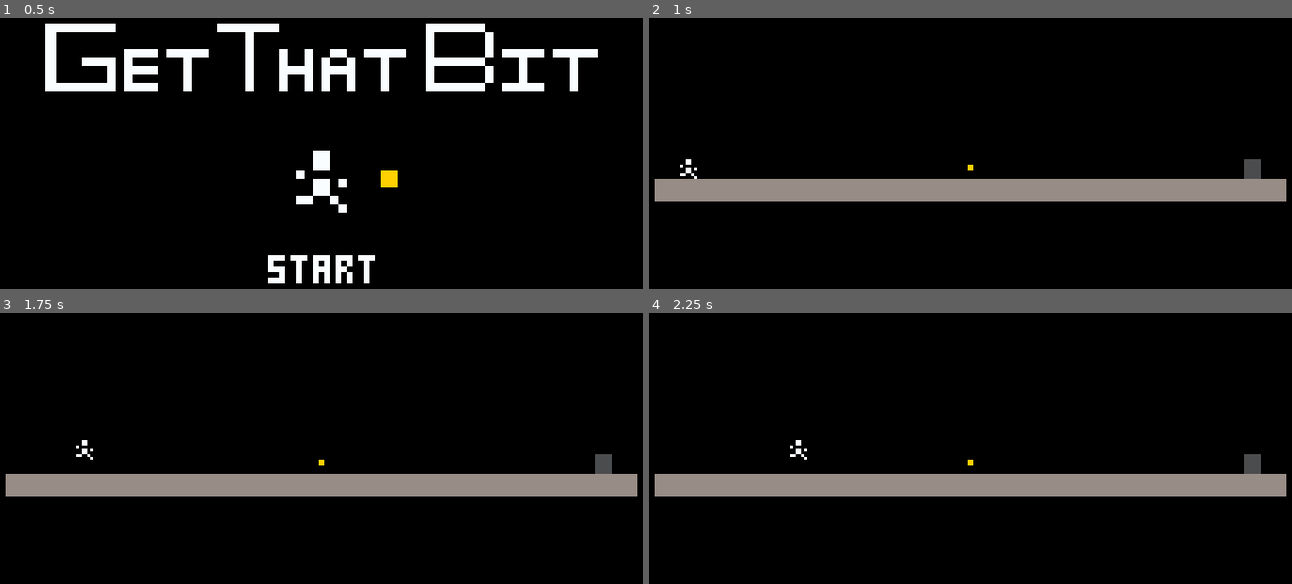
Above: before the commit, frames 1-4 (two rows, left to right).
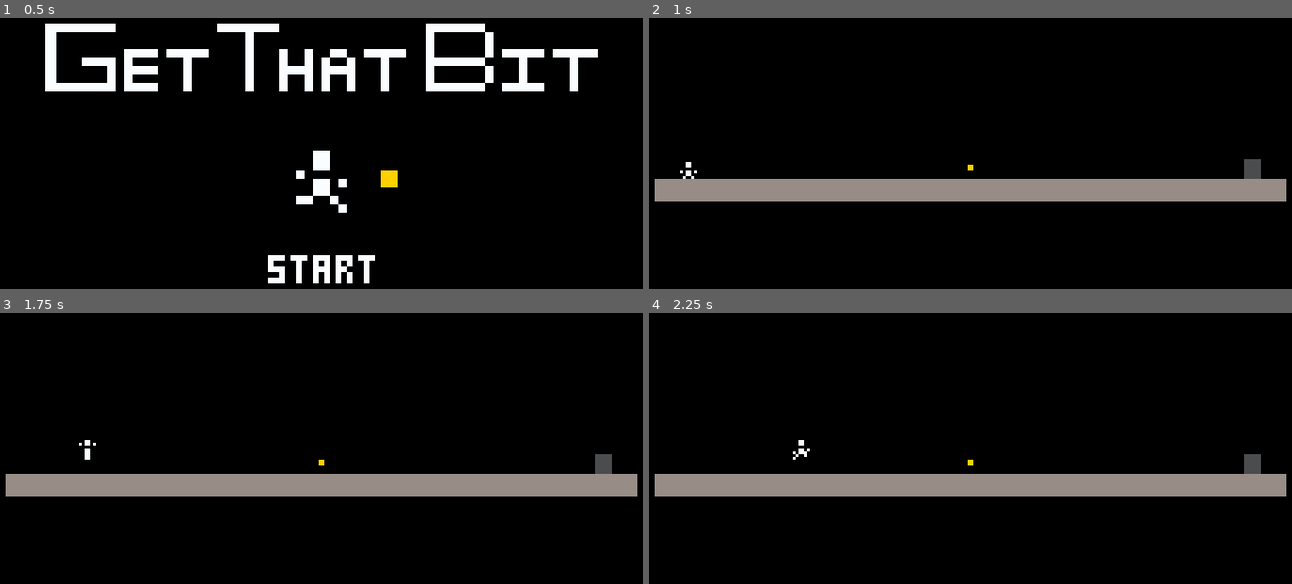
Above: after the commit, the same moments.

Repository: sugarvoid/cave-and-jumps
Game: Godot game, scene res://menu/title_screen.tscn
Same seed, same stepped clock (60 frames per second), same inputs: the game is played once before the commit and once after it.
Inputs (mouse positions are in pixels of both pictures, inside the frame that each line leads up to):
- Up to frame 1 (0.5 s): no input
- Up to frame 2 (1 s): click (970, 270) at 0.5 s
- Up to frame 3 (1.75 s): tap Enter (ui_accept) at 1.25 s; hold D (right) from 1.28 s (still down); hold Space (jump) from 1.28 s (still down)
- Up to frame 4 (2.25 s): keep holding D (right); release Space (jump) at 2.03 s; tap Space (jump) at 2.1 s

Frame 1 is identical in both runs. In frame 2, less than 0.1% of the frame differs, in the area x 4-8%, y 52-60%; in frame 3, less than 0.1%; in frame 4, less than 0.1%, in the area x 21-25%, y 46-55%.

Commit message:
Add sprite animation to character

Diff:
--- a/src/character/character.gd
+++ b/src/character/character.gd
@@ -6,8 +6,8 @@
 const JUMP_VELOCITY = -68.0
 const COYOTE_TIME = 0.1
 const JUMP_REDUCTION = 0.4
-const GROUND_ACCEL = 0.4
-const GROUND_DECEL = 0.3
+const GROUND_ACCEL = 0.5
+const GROUND_DECEL = 0.4
 const AIR_ACCEL = 0.1
 const AIR_DECEL = 0.02
 
--- a/src/character/character.tscn
+++ b/src/character/character.tscn
@@ -1,10 +1,101 @@
-[gd_scene load_steps=4 format=3 uid="uid://7vyxa0r88jw1"]
+[gd_scene load_steps=11 format=3 uid="uid://7vyxa0r88jw1"]
 
 [ext_resource type="Script" path="res://character/character.gd" id="1_3ncon"]
 [ext_resource type="Texture2D" uid="uid://b6tw7cndx85hk" path="res://assets/sprites.png" id="1_eqe5j"]
+[ext_resource type="Script" path="res://character/sprite.gd" id="3_j61fq"]
 
 [sub_resource type="RectangleShape2D" id="RectangleShape2D_cikdt"]
 size = Vector2(6, 7)
+
+[sub_resource type="Animation" id="Animation_0mue8"]
+resource_name = "idle"
+length = 0.8
+loop_mode = 1
+tracks/0/type = "value"
+tracks/0/imported = false
+tracks/0/enabled = true
+tracks/0/path = NodePath(".:frame_coords")
+tracks/0/interp = 1
+tracks/0/loop_wrap = true
+tracks/0/keys = {
+"times": PackedFloat32Array(0, 0.4),
+"transitions": PackedFloat32Array(1, 1),
+"update": 1,
+"values": [Vector2i(0, 0), Vector2i(1, 0)]
+}
+
+[sub_resource type="Animation" id="Animation_ogrma"]
+length = 0.001
+tracks/0/type = "value"
+tracks/0/imported = false
+tracks/0/enabled = true
+tracks/0/path = NodePath(".:frame_coords")
+tracks/0/interp = 1
+tracks/0/loop_wrap = true
+tracks/0/keys = {
+"times": PackedFloat32Array(0),
+"transitions": PackedFloat32Array(1),
+"update": 1,
+"values": [Vector2i(0, 0)]
+}
+
+[sub_resource type="Animation" id="Animation_5tjwt"]
+resource_name = "run"
+length = 0.4
+loop_mode = 1
+tracks/0/type = "value"
+tracks/0/imported = false
+tracks/0/enabled = true
+tracks/0/path = NodePath(".:frame_coords")
+tracks/0/interp = 1
+tracks/0/loop_wrap = true
+tracks/0/keys = {
+"times": PackedFloat32Array(0, 0.1, 0.2, 0.3),
+"transitions": PackedFloat32Array(1, 1, 1, 1),
+"update": 1,
+"values": [Vector2i(0, 1), Vector2i(1, 1), Vector2i(2, 1), Vector2i(3, 1)]
+}
+
+[sub_resource type="Animation" id="Animation_y4pst"]
+resource_name = "jump"
+length = 0.001
+tracks/0/type = "value"
+tracks/0/imported = false
+tracks/0/enabled = true
+tracks/0/path = NodePath(".:frame_coords")
+tracks/0/interp = 1
+tracks/0/loop_wrap = true
+tracks/0/keys = {
+"times": PackedFloat32Array(0),
+"transitions": PackedFloat32Array(1),
+"update": 1,
+"values": [Vector2i(2, 0)]
+}
+
+[sub_resource type="Animation" id="Animation_xfnvw"]
+resource_name = "fall"
+length = 0.001
+tracks/0/type = "value"
+tracks/0/imported = false
+tracks/0/enabled = true
+tracks/0/path = NodePath(".:frame_coords")
+tracks/0/interp = 1
+tracks/0/loop_wrap = true
+tracks/0/keys = {
+"times": PackedFloat32Array(0),
+"transitions": PackedFloat32Array(1),
+"update": 1,
+"values": [Vector2i(3, 0)]
+}
+
+[sub_resource type="AnimationLibrary" id="AnimationLibrary_6h0h7"]
+_data = {
+"RESET": SubResource("Animation_ogrma"),
+"fall": SubResource("Animation_xfnvw"),
+"idle": SubResource("Animation_0mue8"),
+"jump": SubResource("Animation_y4pst"),
+"run": SubResource("Animation_5tjwt")
+}
 
 [node name="Character" type="CharacterBody2D"]
 z_index = 1
@@ -15,16 +106,25 @@
 position = Vector2(0, 0.5)
 shape = SubResource("RectangleShape2D_cikdt")
 
-[node name="Sprite2D" type="Sprite2D" parent="."]
-texture = ExtResource("1_eqe5j")
-region_enabled = true
-region_rect = Rect2(8, 0, 8, 8)
-
-[node name="VisibleOnScreenNotifier2D" type="VisibleOnScreenNotifier2D" parent="."]
-
 [node name="PrejumpTimer" type="Timer" parent="."]
 process_callback = 0
 wait_time = 0.1
 one_shot = true
 
+[node name="VisibleOnScreenNotifier2D" type="VisibleOnScreenNotifier2D" parent="."]
+
+[node name="Sprite" type="Sprite2D" parent="."]
+texture = ExtResource("1_eqe5j")
+hframes = 4
+vframes = 4
+region_enabled = true
+region_rect = Rect2(32, 0, 32, 32)
+script = ExtResource("3_j61fq")
+
+[node name="AnimationPlayer" type="AnimationPlayer" parent="Sprite"]
+libraries = {
+"": SubResource("AnimationLibrary_6h0h7")
+}
+autoplay = "idle"
+
 [connection signal="screen_exited" from="VisibleOnScreenNotifier2D" to="." method="_on_visible_on_screen_notifier_2d_screen_exited"]
--- /dev/null
+++ b/src/character/sprite.gd
@@ -0,0 +1,29 @@
+extends Sprite2D
+
+var anim = "idle"
+
+@onready var character = $".."
+@onready var animation_player = $AnimationPlayer
+
+
+func _physics_process(delta):
+	if character.direction_facing == Vector2.LEFT:
+		flip_h = true
+	else:
+		flip_h = false
+
+	var new_anim = ""
+	if character.is_on_floor():
+		if abs(character.velocity.x) < 1:
+			new_anim = "idle"
+		else:
+			new_anim = "run"
+	else:
+		if character.velocity.y < 0:
+			new_anim = "jump"
+		else:
+			new_anim = "fall"
+
+	if new_anim != anim:
+		anim = new_anim
+		animation_player.play(anim)
Binary file changed: src/assets/sprites.png
